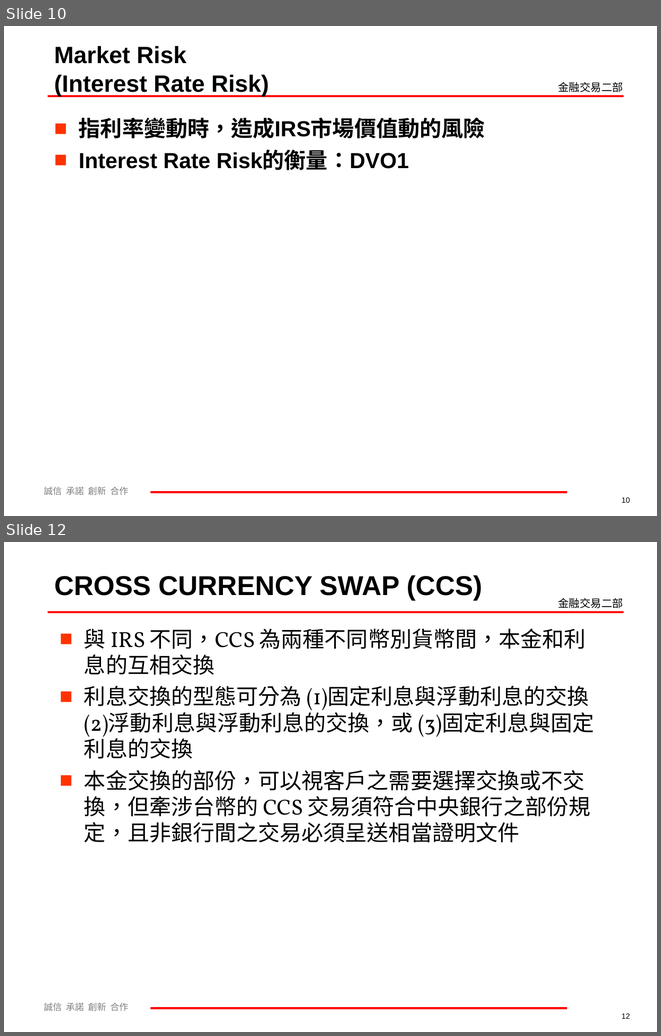
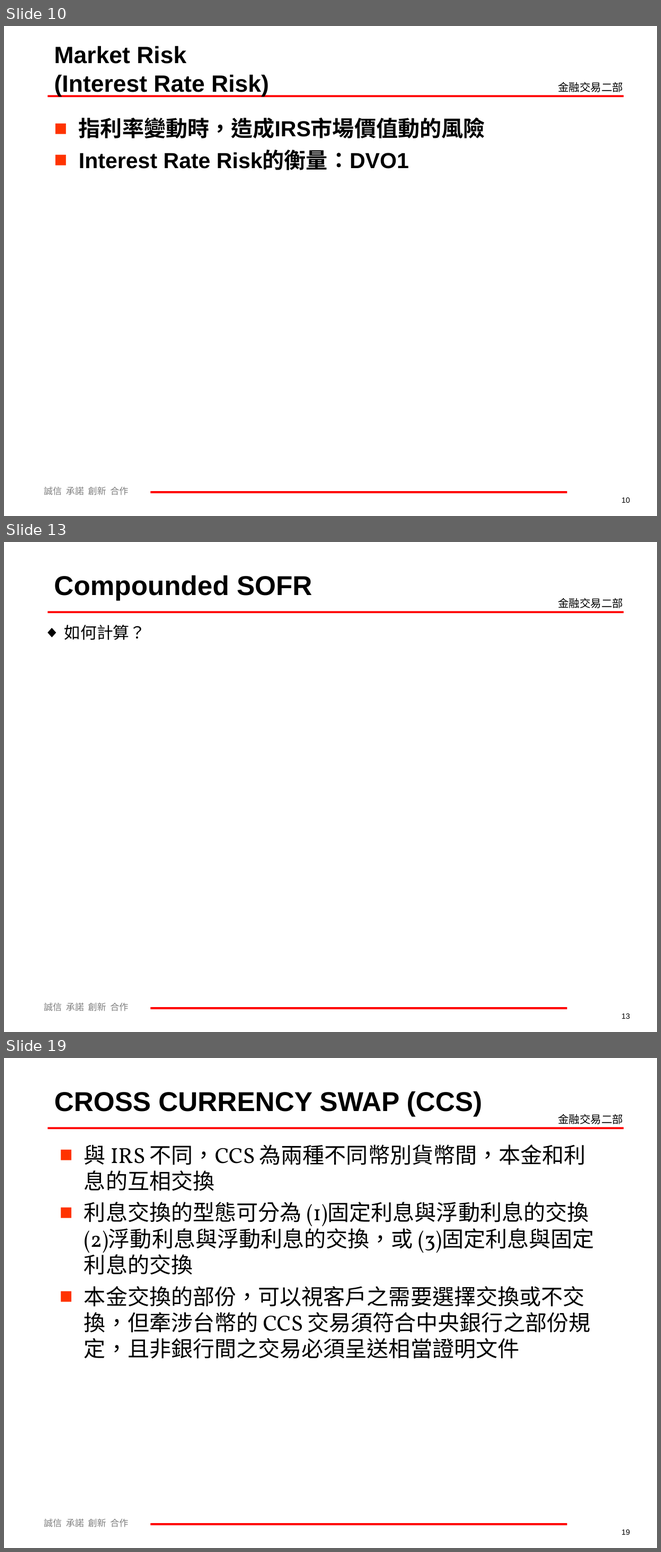
Before and after one commit to mark838308/Mark-Wang, a slide deck: 利率及衍生性商品介紹60分鐘課程.ppt. Shown one above the other, each under a label of ours: slides 10 and 12 before the commit, slides 10, 13 and 19 after it; the slides between them are not shown. The pictures are 661x1036 and 661x1552 pixels, drawn with LibreOffice and Linux fonts; fonts in the diff are those of the drawing; background and template pictures are left out. Boxes give left, top, right and bottom in pixels: in the first picture for what was removed or moved away, otherwise in the second. Text is boxed around its words. In the diff, an @@ line names an element or a change of style, - is before the commit and + after.

```diff
--- a/利率及衍生性商品介紹60分鐘課程.ppt
+++ b/利率及衍生性商品介紹60分鐘課程.ppt
@@ slide 13 added at <box>4,542,657,1032</box>, background #FFFFFF; not listed: 4 template elements that a slide beside it also shows @@
@@ text added at <box>54,575,312,600</box>, 30 pt, text #000000, bold @@
+Compounded SOFR
@@ text added at <box>64,625,146,640</box>, 18 pt, text #000000 @@
+◆ 如何計算？
@@ page number added at <box>621,1013,630,1018</box>, 8.4 pt, text #000000 @@
+13
@@ what was slide 12 is now slide 19 @@
@@ page number at <box>621,1529,630,1534</box>: text changed @@
-12
+19
```
Also in this commit, not shown: 6 slides changed, 6 other slides added.
